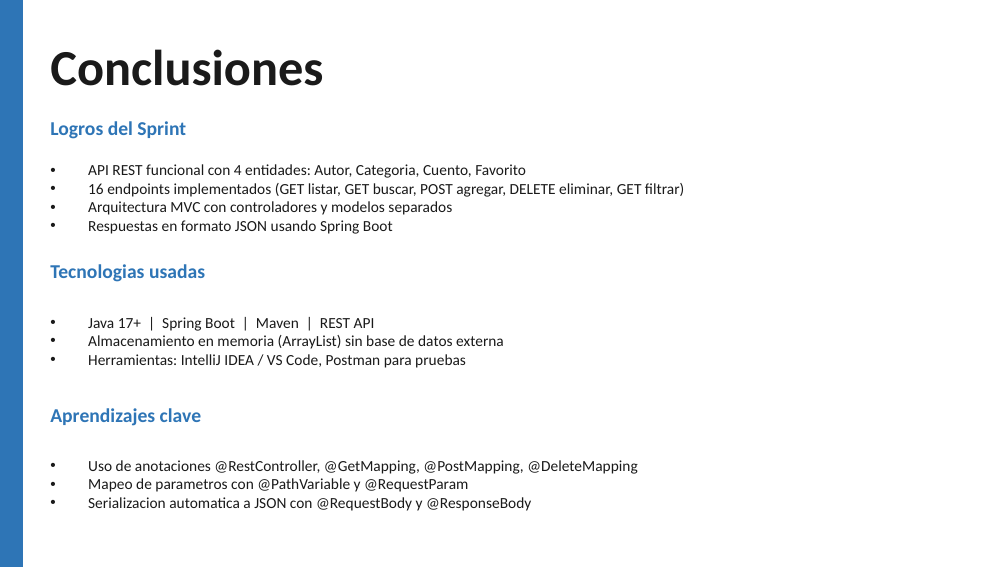
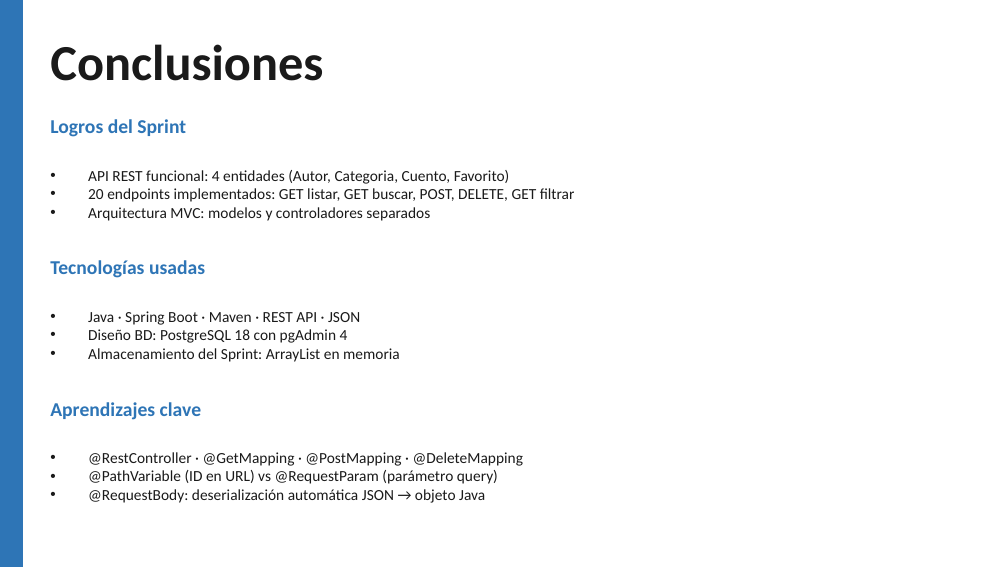
Before and after one commit to Mora1812/Metodologia_BookMora_Proyecto, a slide deck: slide 14 of BookMora_Presentacion.pptx. Drawn at 1008x567 pixels with LibreOffice and Linux fonts; fonts in the diff are those of the drawing. Boxes give left, top, right and bottom in pixels: in the first picture for what was removed or moved away, otherwise in the second. Text is boxed around its words. In the diff, an @@ line names an element or a change of style, - is before the commit and + after.

```diff
--- a/BookMora_Presentacion.pptx
+++ b/BookMora_Presentacion.pptx
@@ text "Conclusiones": place and size @@
-text "Conclusiones" at (50, 49, 323, 86)
+text "Conclusiones" at (50, 44, 323, 81)
@@ text at (88, 170, 575, 221): text changed @@
-• API REST funcional con 4 entidades: Autor, Categoria, Cuento, Favorito
-• 16 endpoints implementados (GET listar, GET buscar, POST agregar, DELETE eliminar, GET filtrar)
-• Arquitectura MVC con controladores y modelos separados
-• Respuestas en formato JSON usando Spring Boot
+• API REST funcional: 4 entidades (Autor, Categoria, Cuento, Favorito)
+• 20 endpoints implementados: GET listar, GET buscar, POST, DELETE, GET filtrar
+• Arquitectura MVC: modelos y controladores separados
@@ text at (50, 260, 205, 278): text changed @@
-Tecnologias usadas
+Tecnologías usadas
@@ text at (88, 311, 400, 362): text changed @@
-• Java 17+ | Spring Boot | Maven | REST API
-• Almacenamiento en memoria (ArrayList) sin base de datos externa
-• Herramientas: IntelliJ IDEA / VS Code, Postman para pruebas
+• Java · Spring Boot · Maven · REST API · JSON
+• Diseño BD: PostgreSQL 18 con pgAdmin 4
+• Almacenamiento del Sprint: ArrayList en memoria
@@ text "Aprendizajes clave": place and size @@
-text "Aprendizajes clave" at (50, 408, 201, 426)
+text "Aprendizajes clave" at (50, 402, 201, 420)
@@ text at (88, 452, 523, 503): text changed @@
-• Uso de anotaciones @RestController, @GetMapping, @PostMapping, @DeleteMapping
-• Mapeo de parametros con @PathVariable y @RequestParam
-• Serializacion automatica a JSON con @RequestBody y @ResponseBody
+• @RestController · @GetMapping · @PostMapping · @DeleteMapping
+• @PathVariable (ID en URL) vs @RequestParam (parámetro query)
+• @RequestBody: deserialización automática JSON → objeto Java
```
Also in this commit, not shown: 11 other slides changed, 2 slides added, 2 slides removed, 7 other files.
